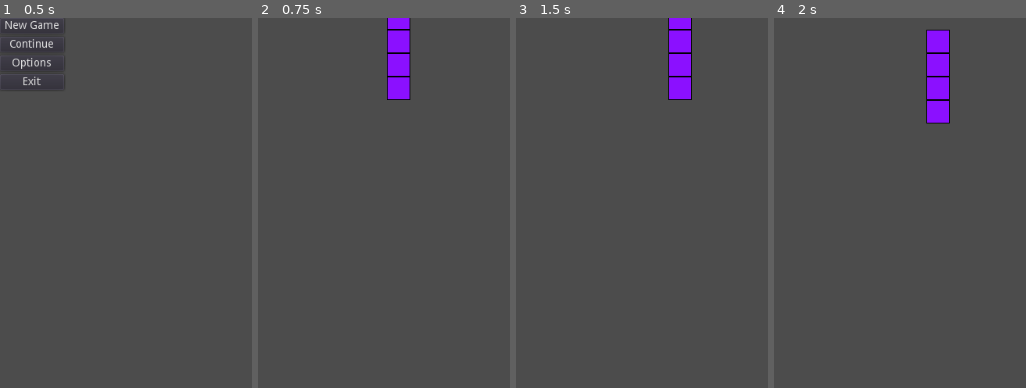
Above: before the commit, frames 1-4 (left to right).
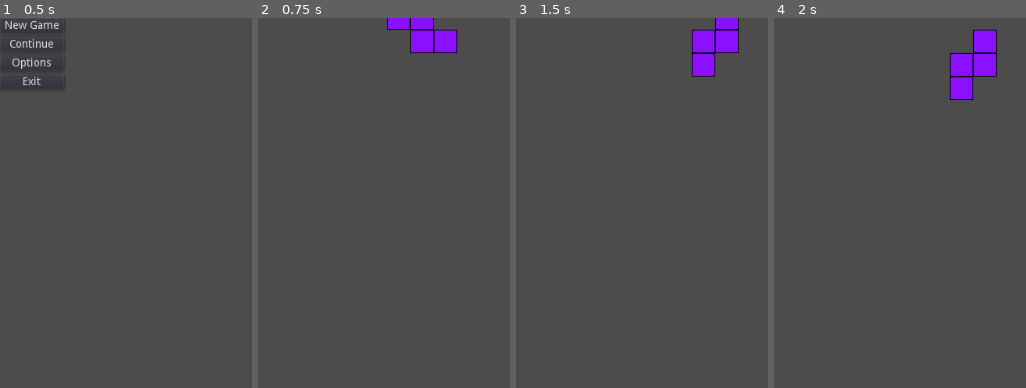
Above: after the commit, the same moments.

Repository: LaffertyDev/Shapes_Collider
Game: Godot game, scene res://main_menu/main_menu.tscn
The game is run twice, just before and just after one commit, with the same random seed, the same clock (stepped at 60 frames per second) and the same inputs.
Inputs:
- Up to frame 1 (0.5 s): no input
- Up to frame 2 (0.75 s): click "New Game" at 0.5 s
- Up to frame 3 (1.5 s): tap Enter at 1.25 s; hold Right (ui_right) from 1.28 s (still down); hold R (ui_rotate, bound only after the commit) from 1.28 s (still down)
- Up to frame 4 (2 s): keep holding Right (ui_right); keep holding R (ui_rotate, bound only after the commit)

Frame 1 is identical in both runs. In frame 2, 3.2% of the frame differs, in the area x 51-79%, y 0-23%; in frame 3, 4.2%; in frame 4, 4.8%, in the area x 60-89%, y 3-29%.

Commit message:
Refactor rotation to use matrices, add enums for shape types, clean up duplicated shape scenes

Diff:
--- a/project.godot
+++ b/project.godot
@@ -8,9 +8,14 @@
 
 config_version=4
 
-_global_script_classes=[  ]
+_global_script_classes=[ {
+"base": "Reference",
+"class": "Enums",
+"language": "GDScript",
+"path": "res://shapes_board/enums.gd"
+} ]
 _global_script_class_icons={
-
+"Enums": ""
 }
 
 [application]
@@ -23,6 +28,14 @@
 
 window/size/height=1024
 
+[input]
+
+ui_rotate={
+"deadzone": 0.5,
+"events": [ Object(InputEventKey,"resource_local_to_scene":false,"resource_name":"","device":0,"alt":false,"shift":false,"control":false,"meta":false,"command":false,"pressed":false,"scancode":82,"unicode":0,"echo":false,"script":null)
+ ]
+}
+
 [rendering]
 
 environment/default_environment="res://default_env.tres"
--- a/shapes_board/Shape_L.tscn
+++ b/shapes_board/Shape.tscn
@@ -1,15 +1,17 @@
-[gd_scene load_steps=3 format=2]
+[gd_scene load_steps=4 format=2]
 
-[ext_resource path="res://blocks.png" type="Texture" id=1]
+[ext_resource path="res://shapes_board/shape.gd" type="Script" id=1]
+[ext_resource path="res://blocks.png" type="Texture" id=2]
 
 [sub_resource type="AtlasTexture" id=1]
 flags = 4
-atlas = ExtResource( 1 )
-region = Rect2( 60, 0, 30, 30 )
+atlas = ExtResource( 2 )
+region = Rect2( 0, 0, 30, 30 )
 
-[node name="Shape_L" type="Node"]
+[node name="Root" type="Node2D"]
+script = ExtResource( 1 )
 
-[node name="Sprite" type="Sprite" parent="."]
+[node name="Sprite1" type="Sprite" parent="."]
 texture = SubResource( 1 )
 
 [node name="Sprite2" type="Sprite" parent="."]
@@ -21,5 +23,5 @@
 texture = SubResource( 1 )
 
 [node name="Sprite4" type="Sprite" parent="."]
-position = Vector2( 30, 60 )
+position = Vector2( 0, 90 )
 texture = SubResource( 1 )
--- a/shapes_board/Shape_I.tscn
+++ /dev/null
@@ -1,27 +0,0 @@
-[gd_scene load_steps=4 format=2]
-
-[ext_resource path="res://blocks.png" type="Texture" id=1]
-[ext_resource path="res://shapes_board/shape.gd" type="Script" id=2]
-
-[sub_resource type="AtlasTexture" id=1]
-flags = 4
-atlas = ExtResource( 1 )
-region = Rect2( 0, 0, 30, 30 )
-
-[node name="Root" type="Node2D"]
-script = ExtResource( 2 )
-
-[node name="Sprite" type="Sprite" parent="."]
-texture = SubResource( 1 )
-
-[node name="Sprite2" type="Sprite" parent="."]
-position = Vector2( 0, 30 )
-texture = SubResource( 1 )
-
-[node name="Sprite3" type="Sprite" parent="."]
-position = Vector2( 0, 60 )
-texture = SubResource( 1 )
-
-[node name="Sprite4" type="Sprite" parent="."]
-position = Vector2( 0, 90 )
-texture = SubResource( 1 )
--- a/shapes_board/Shape_J.tscn
+++ /dev/null
@@ -1,25 +0,0 @@
-[gd_scene load_steps=3 format=2]
-
-[ext_resource path="res://blocks.png" type="Texture" id=1]
-
-[sub_resource type="AtlasTexture" id=1]
-flags = 4
-atlas = ExtResource( 1 )
-region = Rect2( 30, 0, 30, 30 )
-
-[node name="Shape_J" type="Node"]
-
-[node name="Sprite" type="Sprite" parent="."]
-texture = SubResource( 1 )
-
-[node name="Sprite2" type="Sprite" parent="."]
-position = Vector2( 0, 30 )
-texture = SubResource( 1 )
-
-[node name="Sprite3" type="Sprite" parent="."]
-position = Vector2( 0, 60 )
-texture = SubResource( 1 )
-
-[node name="Sprite4" type="Sprite" parent="."]
-position = Vector2( -30, 60 )
-texture = SubResource( 1 )
--- a/shapes_board/Shape_O.tscn
+++ /dev/null
@@ -1,25 +0,0 @@
-[gd_scene load_steps=3 format=2]
-
-[ext_resource path="res://blocks.png" type="Texture" id=1]
-
-[sub_resource type="AtlasTexture" id=1]
-flags = 4
-atlas = ExtResource( 1 )
-region = Rect2( 90, 0, 30, 30 )
-
-[node name="Shape_O" type="Node"]
-
-[node name="Sprite" type="Sprite" parent="."]
-texture = SubResource( 1 )
-
-[node name="Sprite2" type="Sprite" parent="."]
-position = Vector2( 30, 0 )
-texture = SubResource( 1 )
-
-[node name="Sprite3" type="Sprite" parent="."]
-position = Vector2( 0, 30 )
-texture = SubResource( 1 )
-
-[node name="Sprite4" type="Sprite" parent="."]
-position = Vector2( 30, 30 )
-texture = SubResource( 1 )
--- a/shapes_board/Shape_S.tscn
+++ /dev/null
@@ -1,25 +0,0 @@
-[gd_scene load_steps=3 format=2]
-
-[ext_resource path="res://blocks.png" type="Texture" id=1]
-
-[sub_resource type="AtlasTexture" id=1]
-flags = 4
-atlas = ExtResource( 1 )
-region = Rect2( 150, 0, 30, 30 )
-
-[node name="Shape_S" type="Node"]
-
-[node name="Sprite" type="Sprite" parent="."]
-texture = SubResource( 1 )
-
-[node name="Sprite2" type="Sprite" parent="."]
-position = Vector2( 30, 0 )
-texture = SubResource( 1 )
-
-[node name="Sprite3" type="Sprite" parent="."]
-position = Vector2( 30, -30 )
-texture = SubResource( 1 )
-
-[node name="Sprite4" type="Sprite" parent="."]
-position = Vector2( 60, -30 )
-texture = SubResource( 1 )
--- a/shapes_board/Shape_T.tscn
+++ /dev/null
@@ -1,25 +0,0 @@
-[gd_scene load_steps=3 format=2]
-
-[ext_resource path="res://blocks.png" type="Texture" id=1]
-
-[sub_resource type="AtlasTexture" id=1]
-flags = 4
-atlas = ExtResource( 1 )
-region = Rect2( 120, 0, 30, 30 )
-
-[node name="Shape_T" type="Node"]
-
-[node name="Sprite" type="Sprite" parent="."]
-texture = SubResource( 1 )
-
-[node name="Sprite2" type="Sprite" parent="."]
-position = Vector2( 30, 0 )
-texture = SubResource( 1 )
-
-[node name="Sprite3" type="Sprite" parent="."]
-position = Vector2( 30, 30 )
-texture = SubResource( 1 )
-
-[node name="Sprite4" type="Sprite" parent="."]
-position = Vector2( 60, 30 )
-texture = SubResource( 1 )
--- a/shapes_board/Shape_Z.tscn
+++ /dev/null
@@ -1,25 +0,0 @@
-[gd_scene load_steps=3 format=2]
-
-[ext_resource path="res://blocks.png" type="Texture" id=1]
-
-[sub_resource type="AtlasTexture" id=1]
-flags = 4
-atlas = ExtResource( 1 )
-region = Rect2( 180, 0, 30, 30 )
-
-[node name="Shape_Z" type="Node"]
-
-[node name="Sprite" type="Sprite" parent="."]
-texture = SubResource( 1 )
-
-[node name="Sprite2" type="Sprite" parent="."]
-position = Vector2( 30, 0 )
-texture = SubResource( 1 )
-
-[node name="Sprite3" type="Sprite" parent="."]
-position = Vector2( 30, -30 )
-texture = SubResource( 1 )
-
-[node name="Sprite4" type="Sprite" parent="."]
-position = Vector2( 60, 0 )
-texture = SubResource( 1 )
--- /dev/null
+++ b/shapes_board/enums.gd
@@ -0,0 +1,3 @@
+class_name Enums
+
+enum ShapeOptions {I, J, L, O, S, T, Z}
--- a/shapes_board/shape.gd
+++ b/shapes_board/shape.gd
@@ -2,6 +2,73 @@
 
 export(int) var Board_X = 0
 export(int) var Board_Y = 0
+
+export(Enums.ShapeOptions) var ShapeOption
+
+# Shape Static Definitions
+const shape_i = [[false, true, false, false], [false, true, false, false], [false, true, false, false], [false, true, false, false]]
+const shape_j = [[false, true, false], [false, true, false], [true, true, false]]
+const shape_l = [[false, true, false], [false, true, false], [false, true, true]]
+const shape_o = [[false, false, false, false], [false, true, true, false], [false, true, true, false], [false, false, false, false]]
+const shape_s = [[false, true, true], [true, true, false], [false, false, false]]
+const shape_t = [[true, true, false], [false, true, true], [false, false, false]]
+const shape_z = [[false, true, false], [true, true, true], [false, false, false]]
+
+var shape_local_grid
+
+func _ready():
+	match ShapeOption:
+		Enums.ShapeOptions.I:
+			shape_local_grid = shape_i.duplicate(true)
+		Enums.ShapeOptions.J:
+			shape_local_grid = shape_j.duplicate(true)
+		Enums.ShapeOptions.L:
+			shape_local_grid = shape_l.duplicate(true)
+		Enums.ShapeOptions.O:
+			shape_local_grid = shape_o.duplicate(true)
+		Enums.ShapeOptions.S:
+			shape_local_grid = shape_s.duplicate(true)
+		Enums.ShapeOptions.T:
+			shape_local_grid = shape_t.duplicate(true)
+		Enums.ShapeOptions.Z:
+			shape_local_grid = shape_z.duplicate(true)
+
+	update_position()
+
+func rotate_clockwise():
+	var size = shape_local_grid.size()
+	var layers = size / 2
+	for layer in range(0, layers):
+		var first = layer
+		var last = size - first - 1
+		for element in range(first, last):
+			var offset = element - first
+			var top = shape_local_grid[first][element]
+			var right = shape_local_grid[element][last]
+			var bottom = shape_local_grid[last][last - offset]
+			var left = shape_local_grid[last - offset][first]
+
+			shape_local_grid[first][element] = left
+			shape_local_grid[element][last] = top
+			shape_local_grid[last][last - offset] = right
+			shape_local_grid[last - offset][first] = bottom
+	update_position()
+
+
+func update_position():
+	var block_indices = []
+	block_indices.resize(4)
+	var block_index = 0
+	for x in range(0, shape_local_grid.size()):
+		for y in range(0, shape_local_grid.size()):
+			if shape_local_grid[x][y]:
+				block_indices[block_index] = Vector2(y, x)
+				block_index += 1
+
+	$Sprite1.set_position(block_indices[0] * 30)
+	$Sprite2.set_position(block_indices[1] * 30)
+	$Sprite3.set_position(block_indices[2] * 30)
+	$Sprite4.set_position(block_indices[3] * 30)
 
 func set_position_to_grid():
 	set_position(Vector2(Board_X * 30, Board_Y * 30))
--- a/shapes_board/shapes_board.gd
+++ b/shapes_board/shapes_board.gd
@@ -19,6 +19,9 @@
 	if event.is_action_pressed("ui_down"):
 		attempt_move_down(current_shape)
 
+	if event.is_action_pressed("ui_rotate"):
+		current_shape.rotate_clockwise()
+
 func _on_ShapeTimer_timeout():
 	if current_shape.Board_Y == GridDepth - 1:
 		current_shape.deactivate()
@@ -27,7 +30,8 @@
 		attempt_move_down(current_shape)
 
 func spawn_shape():
-	var shape = load("res://shapes_board/Shape_I.tscn").instance()
+	var shape = load("res://shapes_board/Shape.tscn").instance()
+	shape.ShapeOption = Enums.ShapeOptions.T
 	shape.Board_X = (GridWidth / 2)
 	shape.Board_Y = 0
 	shape.set_position_to_grid()
